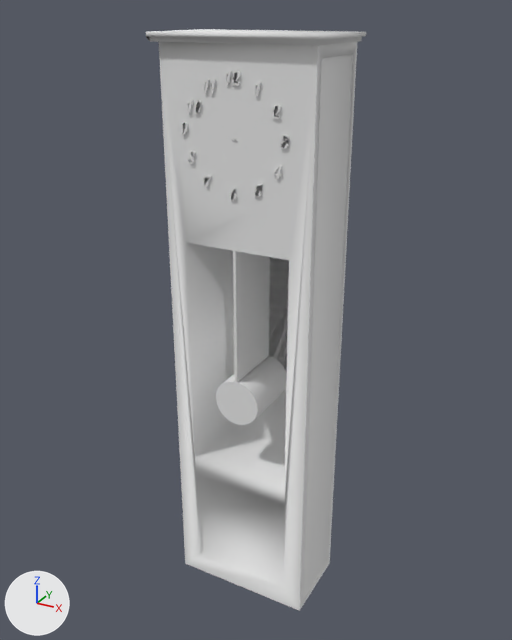
The OBJ model CS4621/data/meshes/CS4621/grandfather.obj: old version first, new version second.
One viewpoint serves both versions: a 50 mm lens placed at (279.0, -82.3, 80.8), pointed at (236.5, -5.0, 42.1). Lighting does not change. The marker at lower left points along +X, +Y and +Z. Where no turn or scale is listed for an object, it has been applied to the vertices.

The first picture shows 'grandfather'.
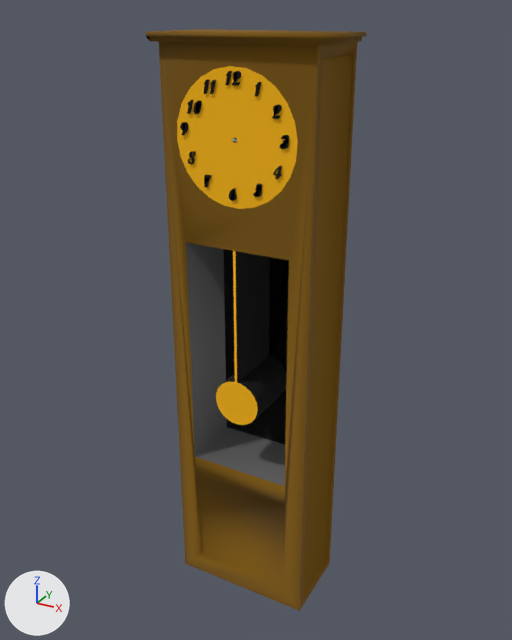
Patch to the scene script:
```diff
--- a/CS4621/data/meshes/CS4621/grandfather.obj.py
+++ b/CS4621/data/meshes/CS4621/grandfather.obj.py
@@ mat_mat0 @@
 mat_mat0 = principled_material('mat0')
-mat_mat0.base_color = (0.8, 0.8, 0.8)  # white #e7e7e7
+mat_mat0.base_color = (0.0, 0.0, 0.0)  # black #000000
 mat_mat0.roughness = 1.0
@@ mat_mat2 @@
 mat_mat2 = principled_material('mat2')
-mat_mat2.base_color = (0.8, 0.8, 0.8)  # white #e7e7e7
+mat_mat2.base_color = (0.2, 0.0941, 0.0)  # brown #7c5600
 mat_mat2.roughness = 1.0
@@ mat_mat3 @@
 mat_mat3 = principled_material('mat3')
-mat_mat3.base_color = (0.8, 0.8, 0.8)  # white #e7e7e7
+mat_mat3.base_color = (0.114, 0.114, 0.114)  # dark grey #5f5f5f
 mat_mat3.roughness = 1.0
@@ mat_mat4 @@
 mat_mat4 = principled_material('mat4')
-mat_mat4.base_color = (0.8, 0.8, 0.8)  # white #e7e7e7
+mat_mat4.base_color = (1.0, 0.494, 0.0)  # yellow #ffbb00
 mat_mat4.roughness = 1.0
```

Boxes (x1, y1, x2, y2) around the edits, measured in the pictures (512 x 640 px):
'grandfather', recoloured (grey to brown): (146, 29, 366, 611) in both
